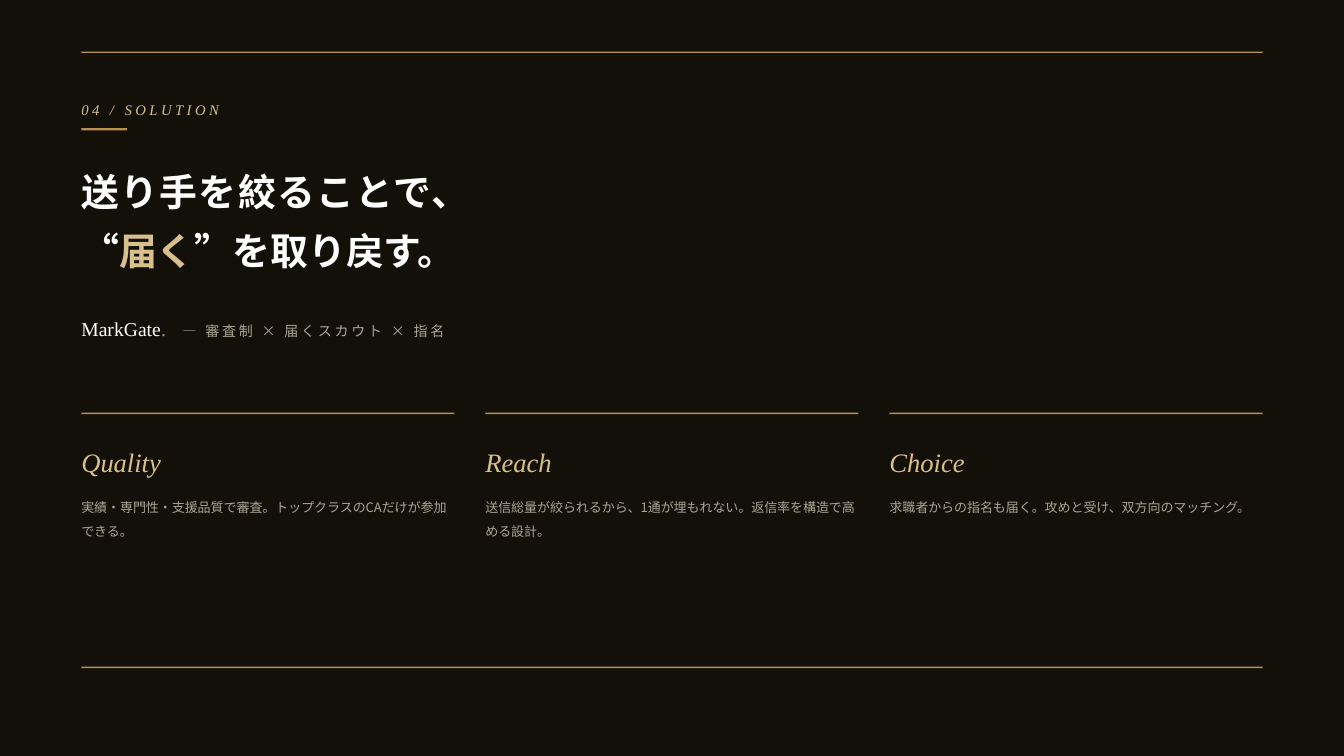
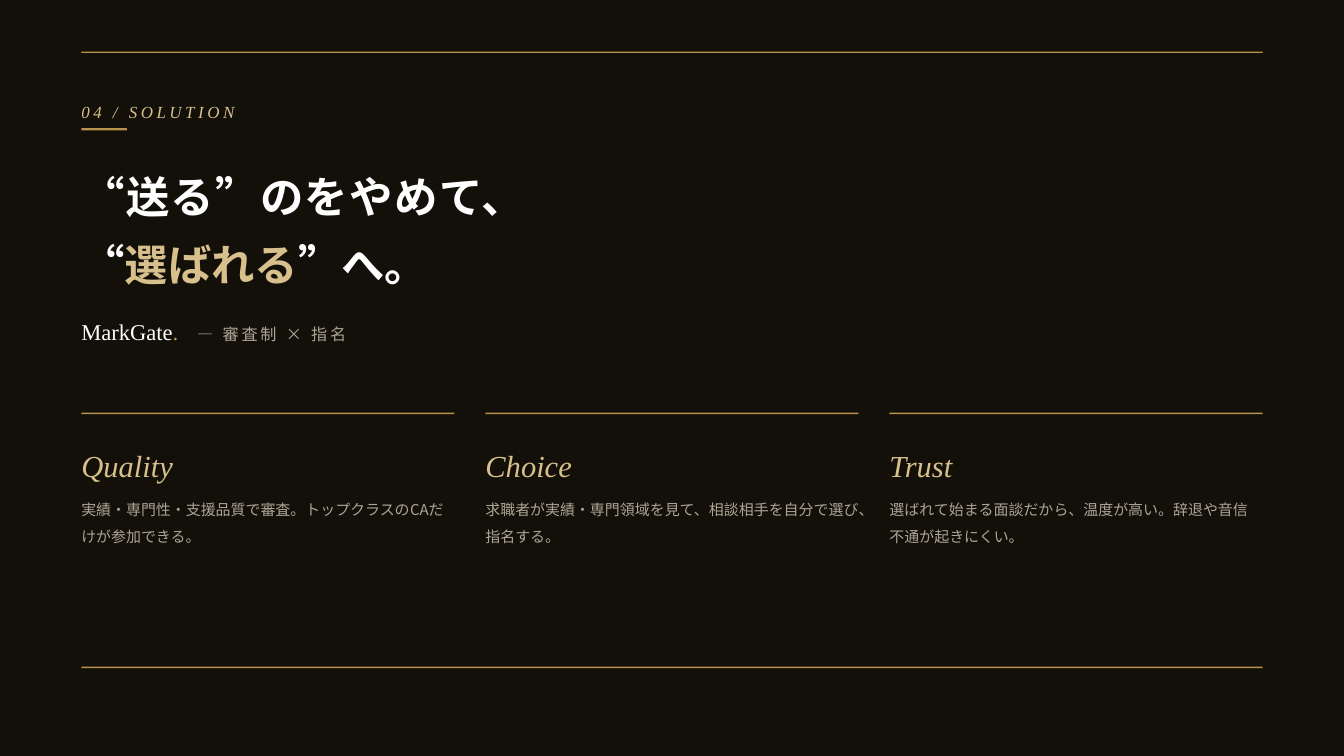
Before and after one commit to hokan38/Business, a slide deck: slide 5 of sales/markgate-agent-deck.pptx. Drawn at 1344x756 pixels with LibreOffice and Linux fonts; fonts in the diff are those of the drawing. Boxes give left, top, right and bottom in pixels: in the first picture for what was removed or moved away, otherwise in the second. Text is boxed around its words. In the diff, an @@ line names an element or a change of style, - is before the commit and + after.

```diff
--- a/sales/markgate-agent-deck.pptx
+++ b/sales/markgate-agent-deck.pptx
@@ text "04 / SOLUTION" at [81, 106, 234, 118]: size 10.5 to 12.1 pt @@
@@ text at [81, 176, 525, 285]: text changed; size 27 to 31 pt @@
-送り手を絞ることで、
-“届く”を取り戻す。
+“送る”のをやめて、
+“選ばれる”へ。
@@ text at [81, 324, 346, 342]: text changed; size 10 to 16.1 pt; font Noto Sans CJK JP to Times New Roman; text colour #ABA595 to #FFFFFF @@
-MarkGate. — 審査制 × 届くスカウト × 指名
+MarkGate. — 審査制 × 指名
@@ text "Quality" at [81, 456, 173, 484]: size 19 to 21.8 pt @@
@@ text at [485, 456, 571, 478]: text changed; size 19 to 21.8 pt @@
-Reach
+Choice
@@ text at [889, 457, 952, 478]: text changed; size 19 to 21.8 pt @@
-Choice
+Trust
@@ text "実績・専門性・支援品質で審査。トップクラスのCAだけが参加できる。" at [81, 502, 443, 543]: size 9.3 to 10.7 pt @@
@@ text at [485, 502, 873, 543]: text changed; size 9.3 to 10.7 pt @@
-送信総量が絞られるから、1通が埋もれない。返信率を構造で高める設計。
+求職者が実績・専門領域を見て、相談相手を自分で選び、指名する。
@@ text at [889, 502, 1247, 543]: text changed; size 9.3 to 10.7 pt @@
-求職者からの指名も届く。攻めと受け、双方向のマッチング。
+選ばれて始まる面談だから、温度が高い。辞退や音信不通が起きにくい。
```
Also in this commit, not shown: 16 other slides changed, 2 other files.
